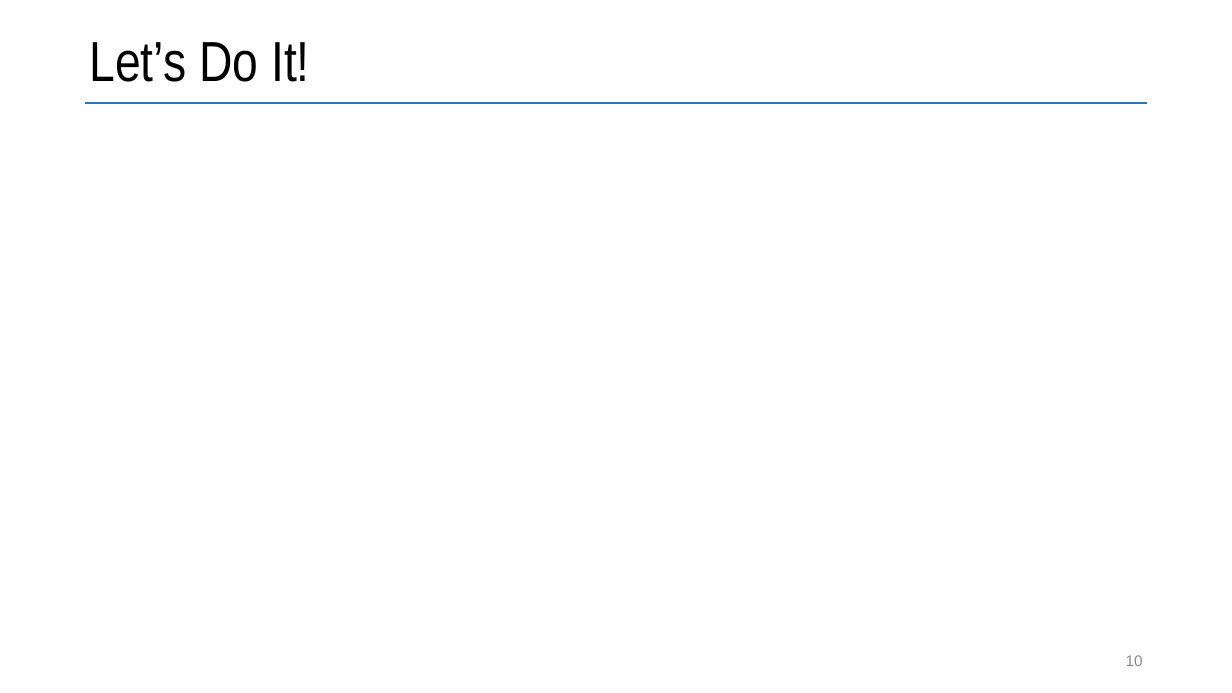
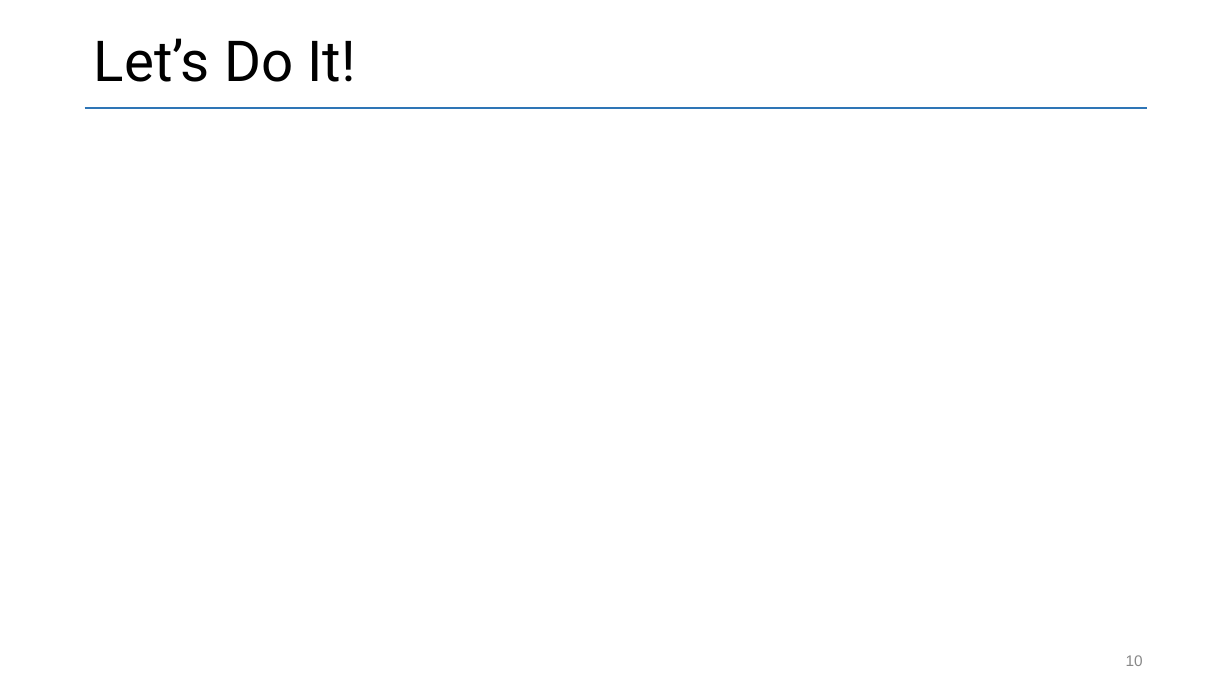
Before and after one commit to vmzakharov/refactor-to-ec-remake, a slide deck: slide 10 of RefactorToEcIntro.pptx. Drawn at 1232x693 pixels with LibreOffice and Linux fonts; fonts in the diff are those of the drawing. Boxes give left, top, right and bottom in pixels: in the first picture for what was removed or moved away, otherwise in the second. Text is boxed around its words. In the diff, an @@ line names an element or a change of style, - is before the commit and + after.

```diff
--- a/RefactorToEcIntro.pptx
+++ b/RefactorToEcIntro.pptx
@@ title "Let’s Do It!": place and size @@
-title "Let’s Do It!" at <box>89,42,310,82</box>
+title "Let’s Do It!" at <box>85,23,1148,104</box>
@@ title "Let’s Do It!" at <box>85,23,1148,104</box>: font Arial Narrow to Roboto; fill none to #FFFFFF @@
@@ line moved from (85, 103) - (1148, 103) to (85, 107) - (1148, 107) @@
```
Also in this commit, not shown: 15 other slides changed, 1 slide added, 1 other file.
